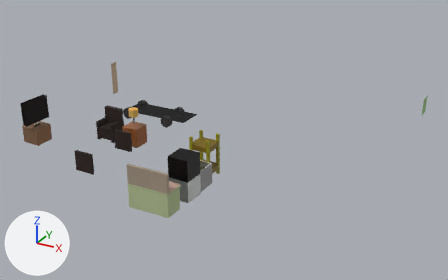
A saved change to the glTF model public/models/house-kitchen-layout.glb.
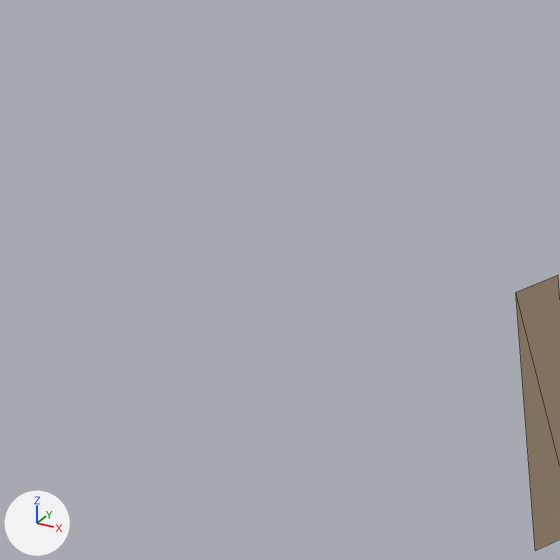
There are two pictures of each version: one whole from a 50 mm lens placed at (72.5, -95.2, 52.7), pointed at (13.7, 11.7, -0.8), one close up on the part from 11% to 26% of the width and 11% to 34% of the height. The lights are fixed; the arrows at lower left show +X, +Y and +Z. The first two pictures are the older version. The close-ups show mesh edges as thin lines. Where no turn or scale is listed for an object, it has been applied to the vertices.
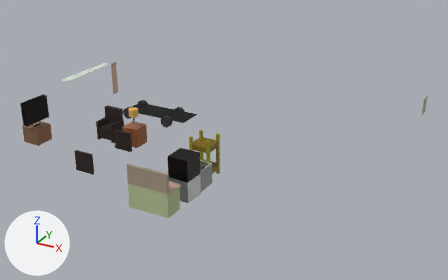
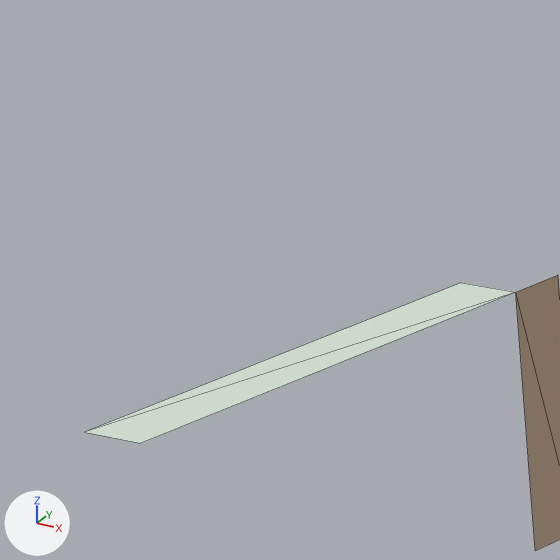
Changed parts and their boxes (x1, y1, x2, y2) in the close-ups (560 x 560 px):
'Mesh_19', added
    after: (86, 283, 515, 443)

What the commit changed:
Material 'Material_19' (mat_material_19) is new.
Its texture is img_image_1.
Its metallic is 0.04.
Its roughness is 0.88.
Mesh me_mesh_19 is new.
It has 4 vertices, 2 faces and spans x -26.0..-24.0, y 6.0..22.0, z 8.0.
It uses material mat_material_19 (picture img_image_1).
Object 'Mesh_19' (ob_mesh_19) is new; it shows me_mesh_19.
Its location is (0.0, 0.0, 0.0).
